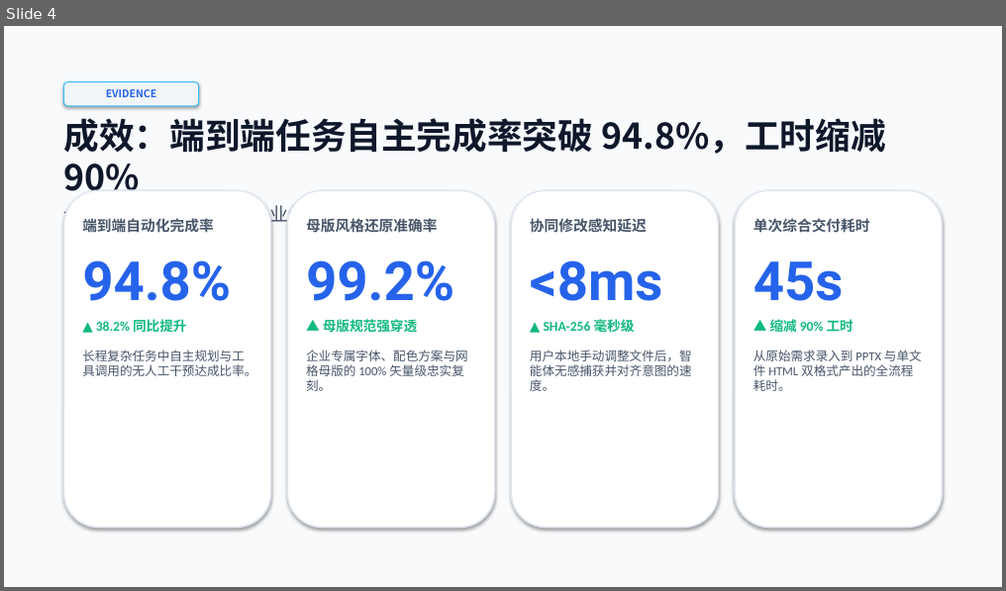
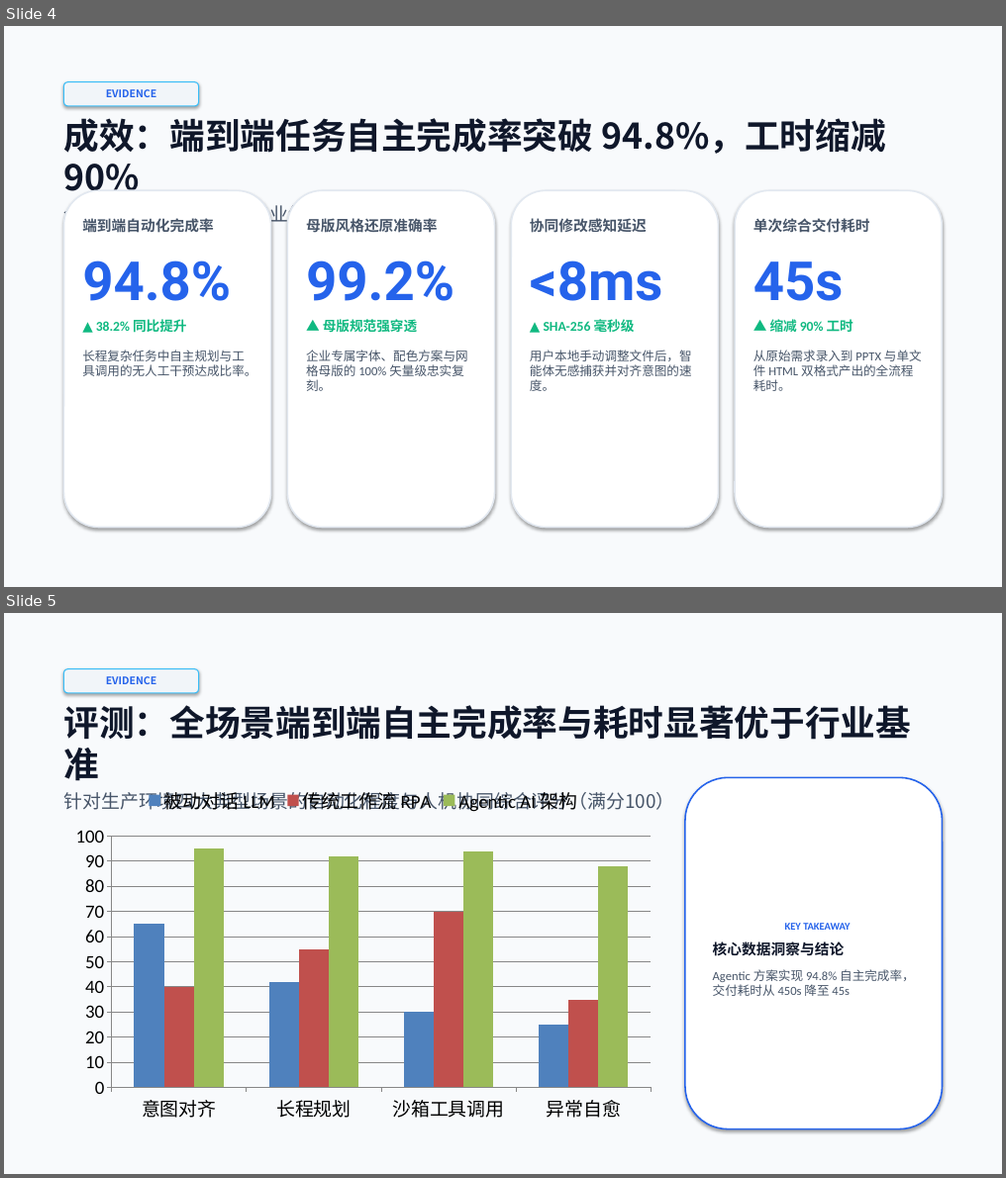
Before and after one commit to kts-kris/undoPPT, a slide deck: output/presentation.pptx. Shown one above the other, each under a label of ours: slide 4 before the commit, slides 4 and 5 after it. The pictures are 1006x591 and 1006x1178 pixels, drawn with LibreOffice and Linux fonts; fonts in the diff are those of the drawing. Boxes give left, top, right and bottom in pixels: in the first picture for what was removed or moved away, otherwise in the second. Text is boxed around its words. In the diff, an @@ line names an element or a change of style, - is before the commit and + after.

Commit message:
feat: release v3.0.0 with 15 layout primitives and 6-scenario generic decoupling
- Expanded layout primitives from 10 to 15 (added standard_table, data_chart with native vector CategoryChartData, content_columns, keynote_quote, process_flow)
- Overhauled cognitive planner to support 6 universal scenarios (strategy, tech architecture, pitch deck, resume, education/training, general informative) with zero domain hardcoding
- Decoupled content and semantic auditors for scenario-aware qualitative/quantitative evidence weighting and expanded rhetorical taxonomy
- Documented complete 15-layout JSON schemas in SKILL.md for direct AI Agent blueprint composition
- Updated CLI demo, unit tests (15/15 passing), and documentation across README and CHANGELOG

```diff
--- a/output/presentation.pptx
+++ b/output/presentation.pptx
@@ slide 5 added at bbox=[4, 613, 1002, 1174], background #FFFFFF @@
@@ rectangle added at bbox=[4, 613, 1002, 1174], fill #F8FAFC @@
@@ rounded rectangle added at bbox=[63, 669, 199, 693], fill #F1F5F9, outline #38BDF8 1 pt, 10 pt, text #2563EB, bold @@
+EVIDENCE
@@ text added at bbox=[63, 705, 911, 812], 18 pt, text #475569 @@
+评测：全场景端到端自主完成率与耗时显著优于行业基准
+针对生产环境四大典型场景的自动化程度与人机协同综合评分（满分100）
@@ column chart added at bbox=[63, 777, 662, 1130] @@
+categories: 意图对齐, 长程规划, 沙箱工具调用, 异常自愈
+被动对话 LLM: 65, 42, 30, 25
+传统工作流 RPA: 40, 55, 70, 35
+Agentic AI 架构: 95, 92, 94, 88
@@ rounded rectangle added at bbox=[685, 777, 943, 1130], fill #FFFFFF, outline #2563EB 1.5 pt, 12 pt, text #475569 @@
+KEY TAKEAWAY
+核心数据洞察与结论
+Agentic 方案实现 94.8% 自主完成率，交付耗时从 450s 降至 45s
```
Also in this commit, not shown: 1 other slide added, 13 other files.
